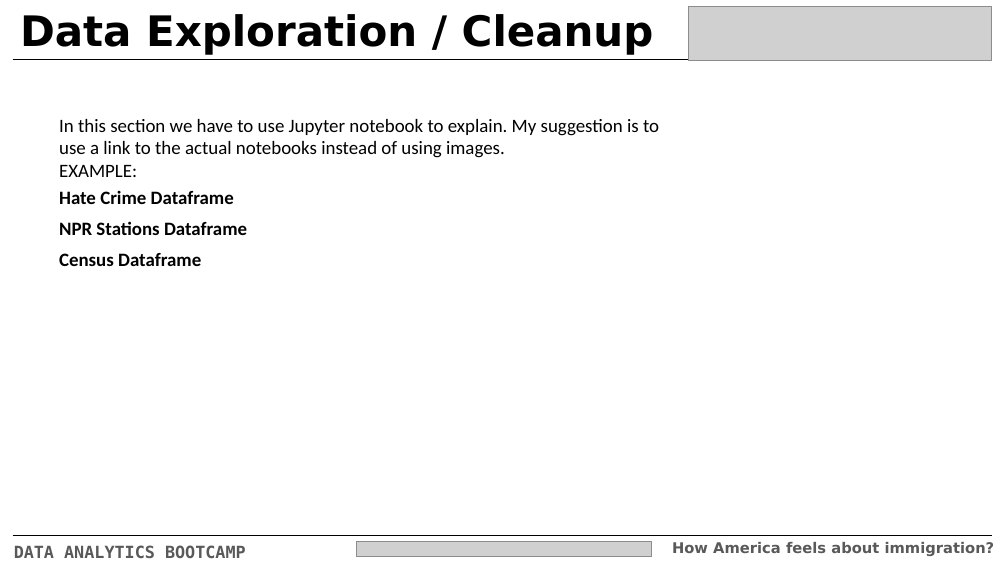
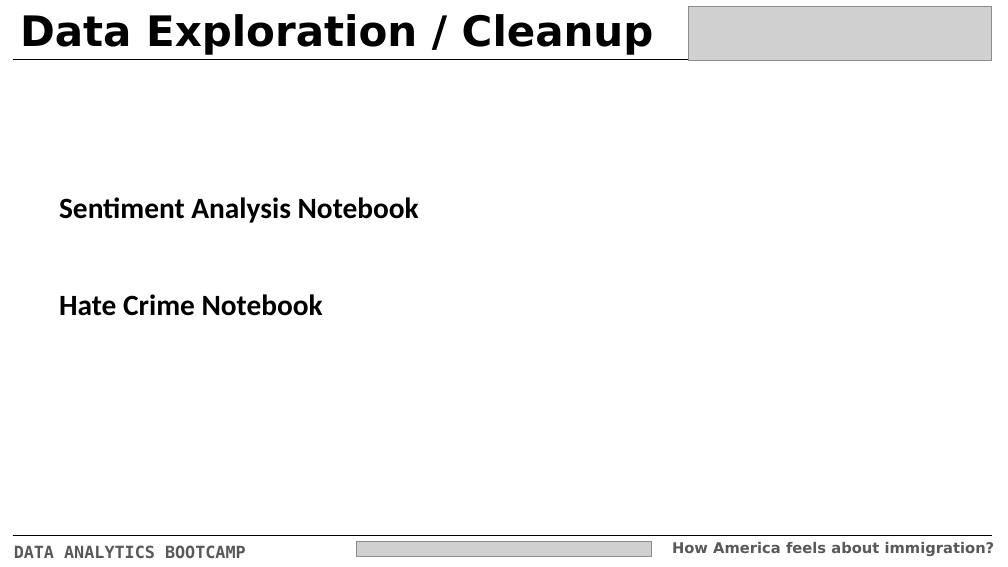
Before and after one commit to jmendiola84/Team_5, a slide deck: slide 5 of Project 1 - Data Analytics.pptx (slide 6 before the commit). Drawn at 1008x567 pixels with LibreOffice and Linux fonts; fonts in the diff are those of the drawing; grey boxes stand for pictures. Boxes give left, top, right and bottom in pixels: in the first picture for what was removed or moved away, otherwise in the second. Text is boxed around its words. In the diff, an @@ line names an element or a change of style, - is before the commit and + after.

```diff
--- a/Project 1 - Data Analytics.pptx
+++ b/Project 1 - Data Analytics.pptx
@@ text removed at bbox=[59, 119, 659, 177] @@
-In this section we have to use Jupyter notebook to explain. My suggestion is to use a link to the actual notebooks instead of using images.
-EXAMPLE:
@@ text at bbox=[59, 197, 419, 223]: text changed; size 18 to 28 pt @@
-NPR Stations Dataframe
+Sentiment Analysis Notebook
@@ text removed at bbox=[59, 253, 201, 266] @@
-Census Dataframe
@@ text at bbox=[59, 294, 323, 316]: text changed; size 18 to 28 pt @@
-Hate Crime Dataframe
+Hate Crime Notebook
```
Also in this commit, not shown: 3 other slides changed, 2 slides added, 1 slide removed.
